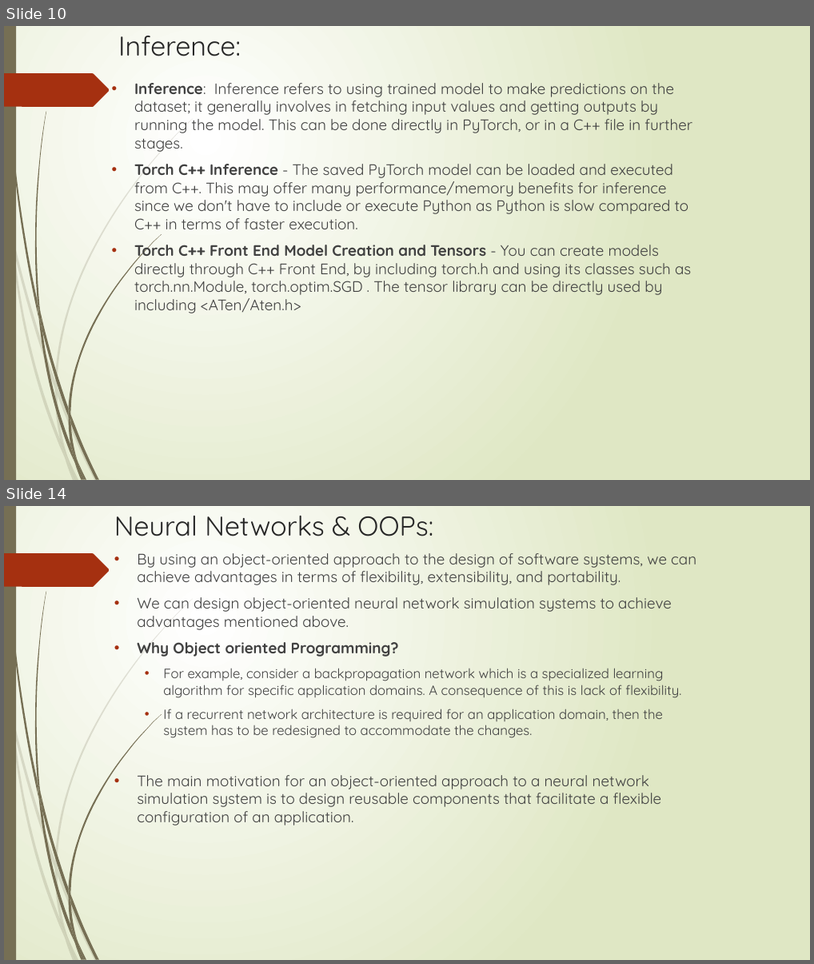
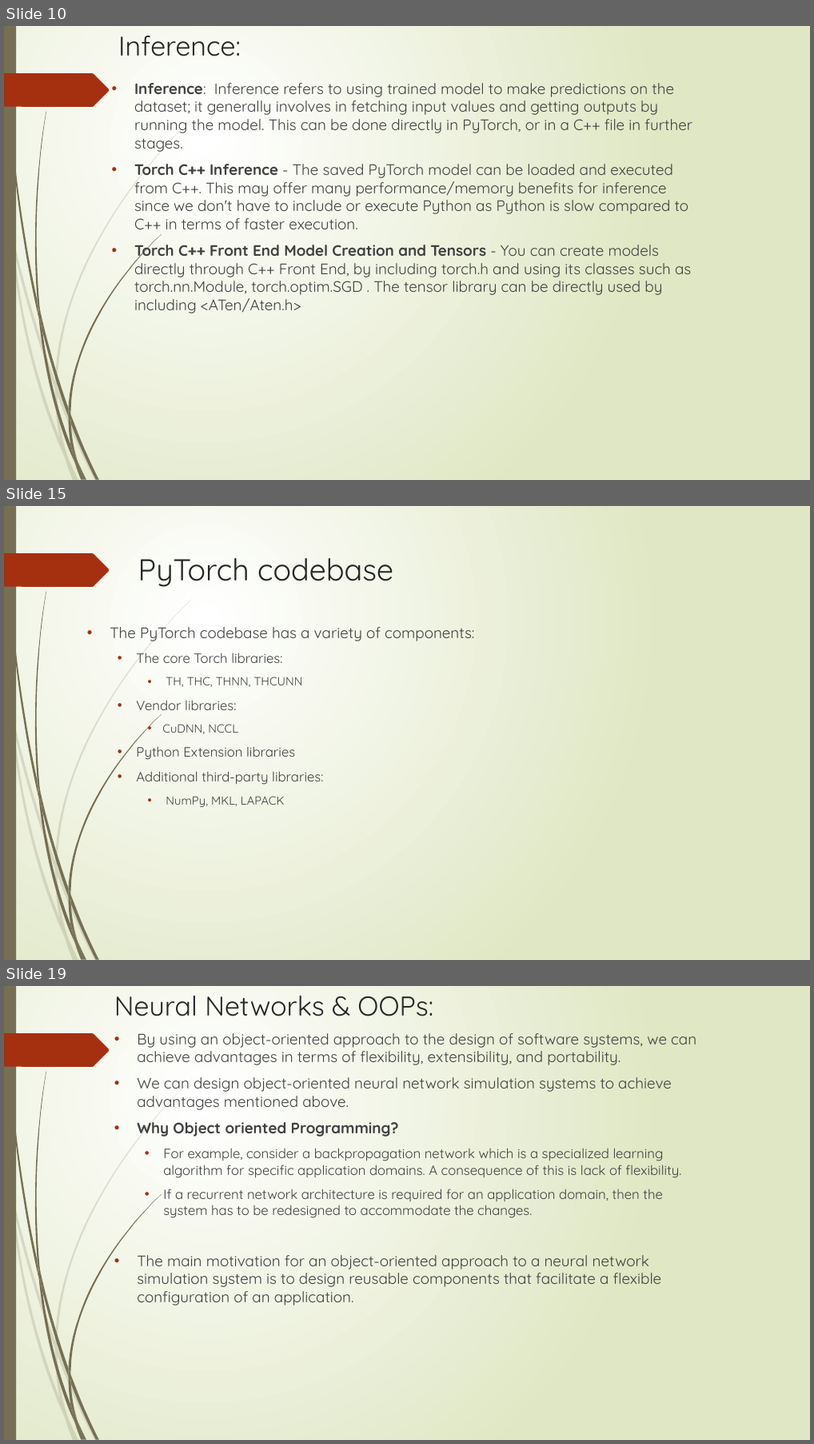
Before and after one commit to DivJAth/OOADPytorch, a slide deck: Grad_Presentation.pptx. Shown one above the other, each under a label of ours: slides 10 and 14 before the commit, slides 10, 15 and 19 after it; the slides between them are not shown. The pictures are 814x964 and 814x1444 pixels, drawn with LibreOffice and Linux fonts; fonts in the diff are those of the drawing. Boxes give left, top, right and bottom in pixels: in the first picture for what was removed or moved away, otherwise in the second. Text is boxed around its words. In the diff, an @@ line names an element or a change of style, - is before the commit and + after.

```diff
--- a/Grad_Presentation.pptx
+++ b/Grad_Presentation.pptx
@@ slide 15 added at (4,506,810,960), background gradient #FFFFFF to #DFE8C4; not listed: 24 template elements that a slide beside it also shows @@
@@ title added at (138,558,394,587), 36 pt, text #262626 @@
+PyTorch codebase
@@ text added at (110,627,474,807), 16 pt, text #404040 @@
+• The PyTorch codebase has a variety of components:
+  • The core Torch libraries:
+    • TH, THC, THNN, THCUNN
+  • Vendor libraries:
+    • CuDNN, NCCL
+  • Python Extension libraries
+  • Additional third-party libraries:
+    • NumPy, MKL, LAPACK
@@ what was slide 14 is now slide 19 @@
```
Also in this commit, not shown: 2 slides changed, 8 other slides added, 2 slides removed, 1 other file.
